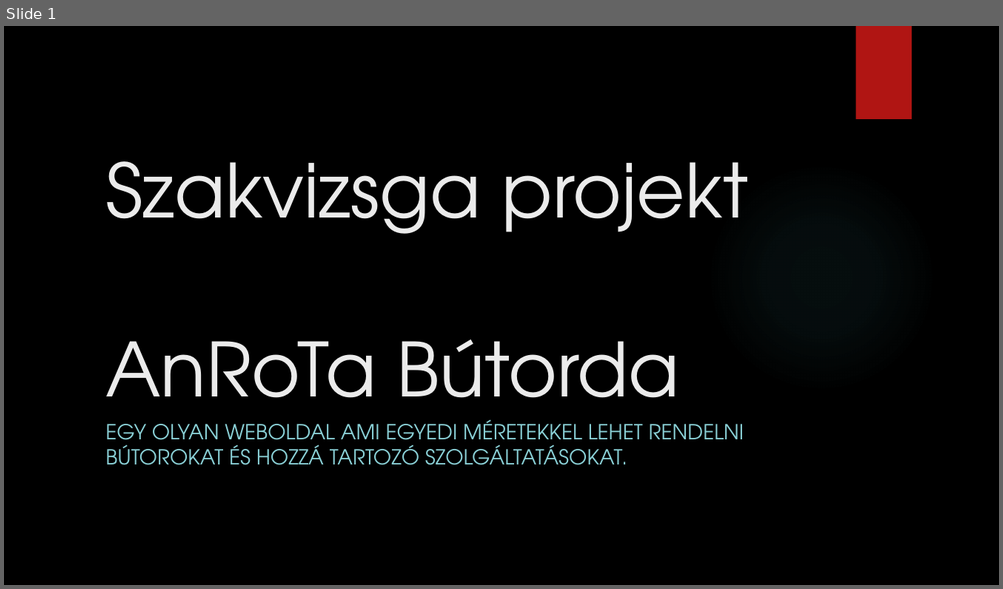
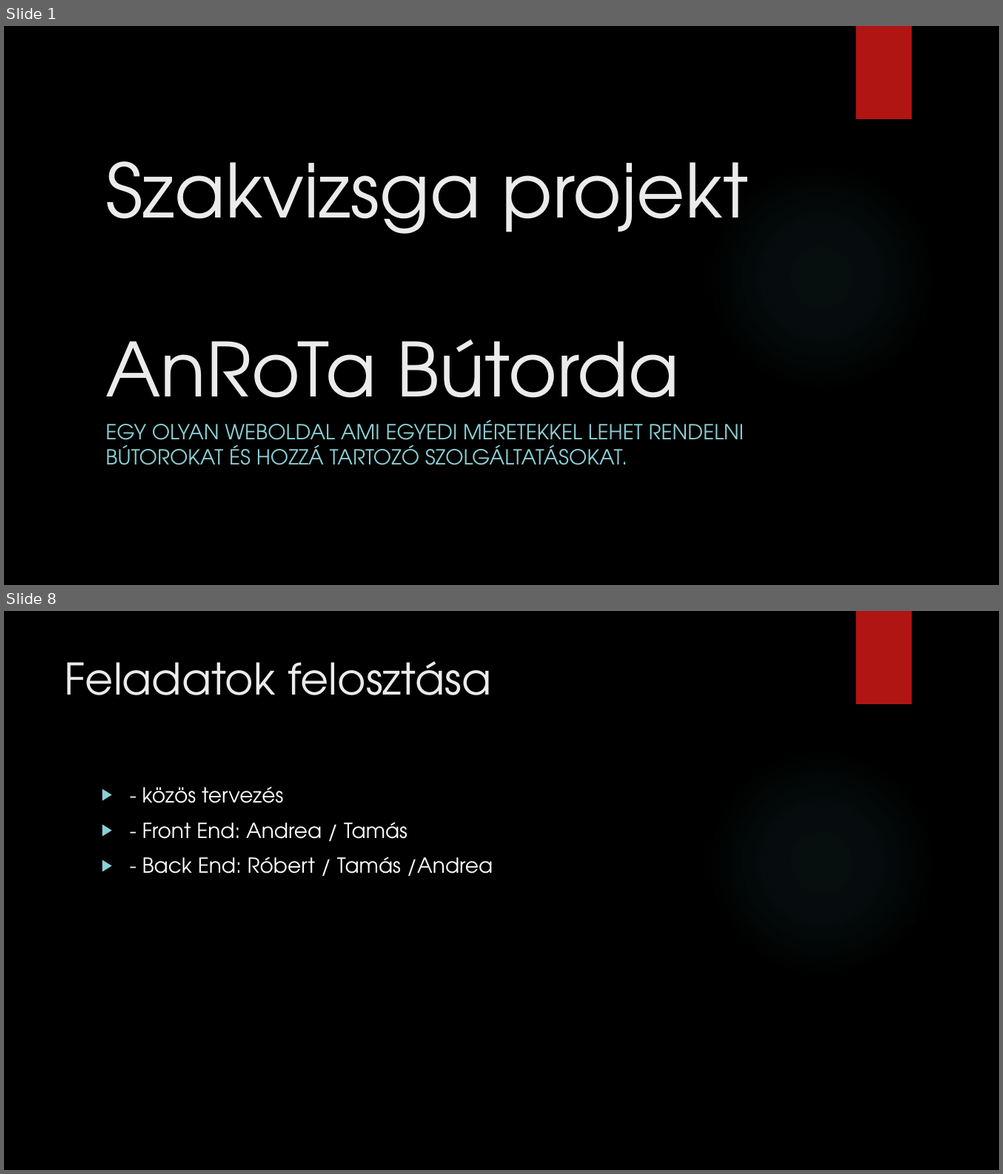
Before and after one commit to And-rea21/Projektmunka1, a slide deck: Szakvizsa projekt.pptx. Shown one above the other, each under a label of ours: slide 1 before the commit, slides 1 and 8 after it; the slides between them are not shown. The pictures are 1003x589 and 1003x1174 pixels, drawn with LibreOffice and Linux fonts; fonts in the diff are those of the drawing; background and template pictures are left out. Boxes give left, top, right and bottom in pixels: in the first picture for what was removed or moved away, otherwise in the second. Text is boxed around its words. In the diff, an @@ line names an element or a change of style, - is before the commit and + after.

```diff
--- a/Szakvizsa projekt.pptx
+++ b/Szakvizsa projekt.pptx
@@ slide 8 added at bbox=[4, 611, 999, 1170], background picture (left out); not listed: 2 template elements that a slide beside it also shows @@
@@ title added at bbox=[64, 661, 491, 695], 42 pt, text #EBEBEB @@
+Feladatok felosztása
@@ text added at bbox=[142, 786, 492, 877], 20 pt, text #FFFFFF @@
+▶ - közös tervezés
+▶ - Front End: Andrea / Tamás
+▶ - Back End: Róbert / Tamás /Andrea
```
Also in this commit, not shown: 5 slides changed, 2 other slides added.
